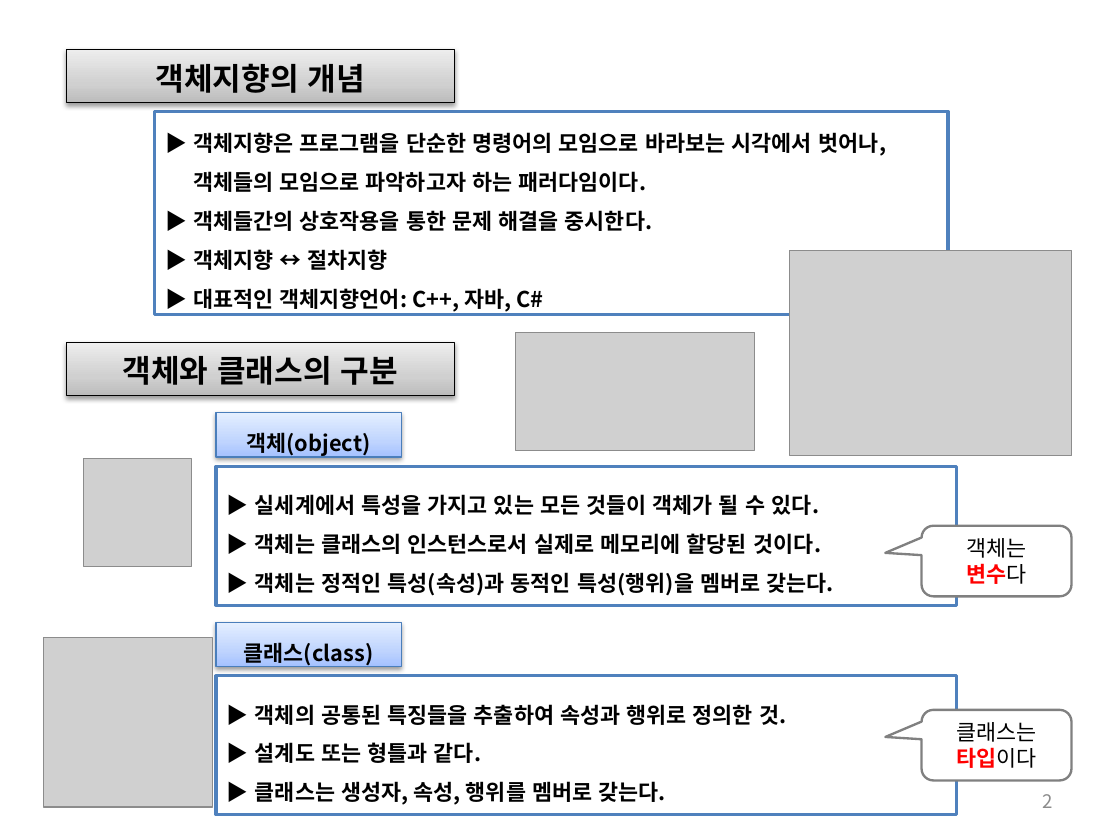
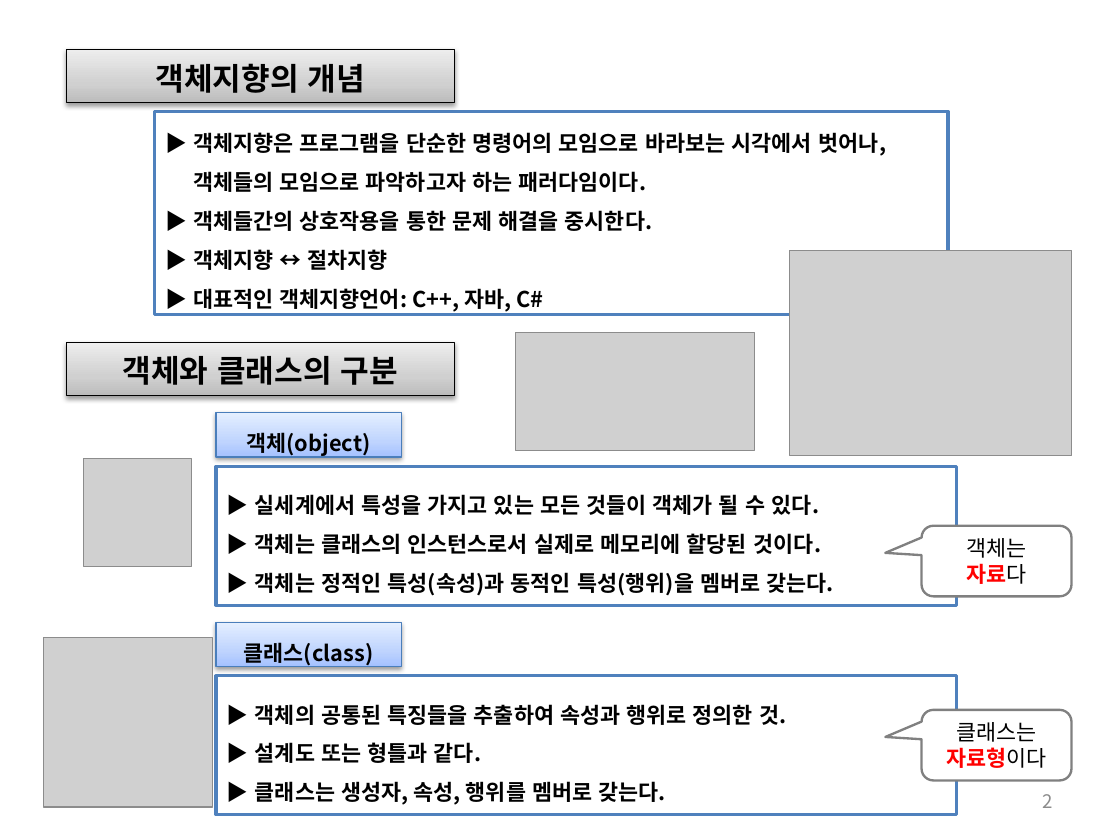
Before and after one commit to histime7/2018JavaClassroom, a slide deck: slide 2 of 수업자료/10_객체지향의 개요.pptx. Drawn at 1120x840 pixels with LibreOffice and Linux fonts; fonts in the diff are those of the drawing; grey boxes stand for pictures. Boxes give left, top, right and bottom in pixels: in the first picture for what was removed or moved away, otherwise in the second. Text is boxed around its words. In the diff, an @@ line names an element or a change of style, - is before the commit and + after.

```diff
--- a/수업자료/10_객체지향의 개요.pptx
+++ b/수업자료/10_객체지향의 개요.pptx
@@ text in rounded speech box at (x1=966, y1=563, x2=1026, y2=584): text changed @@
-변수다
+자료다
@@ text in rounded speech box at (x1=946, y1=747, x2=1046, y2=768): text changed @@
-타입이다
+자료형이다
```
Also in this commit, not shown: 3 other slides changed, 14 slides added, 11 other files.
